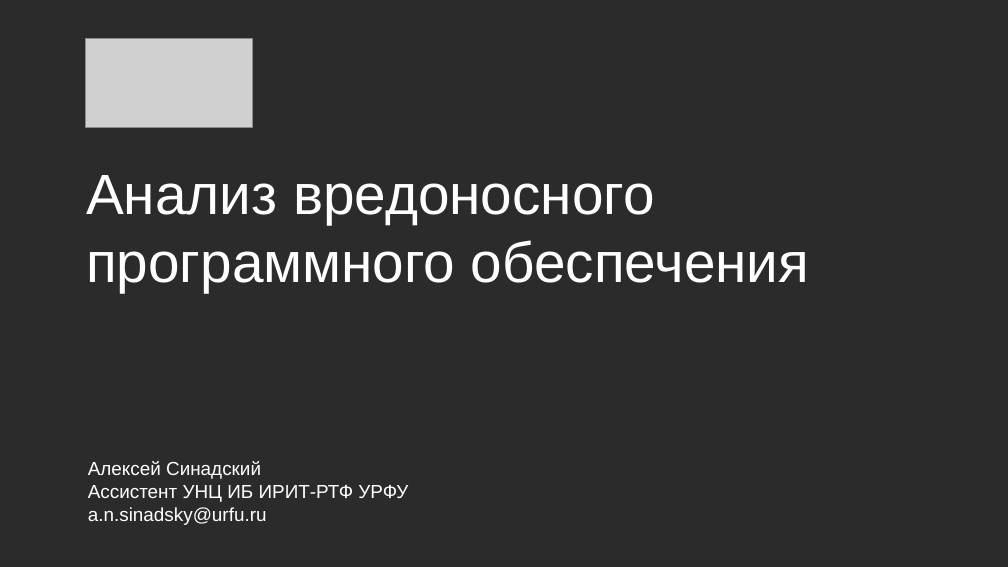
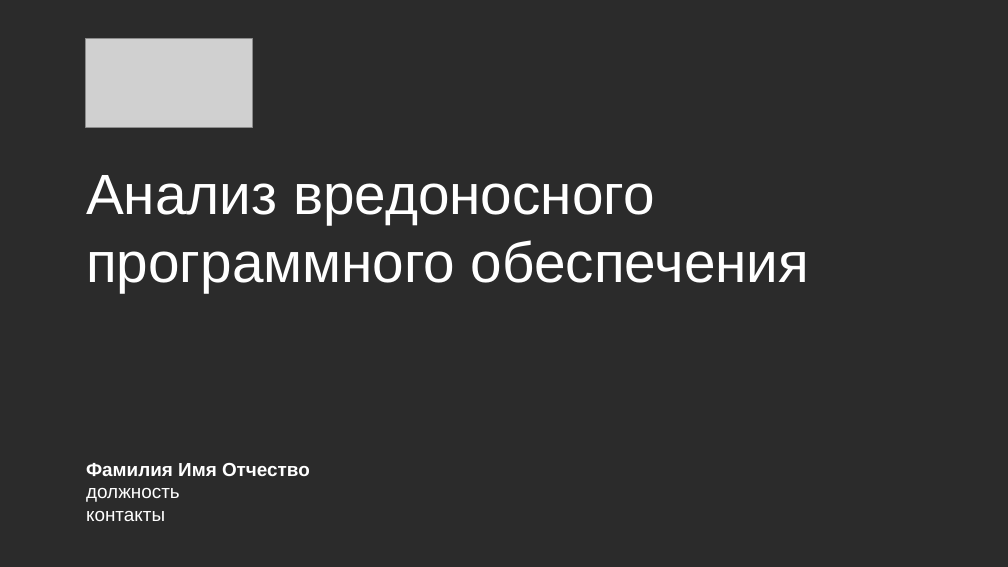
Before and after one commit to CyberLympha/AI-for-IS-Course, a slide deck: slide 1 of Лекции/Анализ вредоносного программного обеспечения.pptx. Drawn at 1008x567 pixels with LibreOffice and Linux fonts; fonts in the diff are those of the drawing; grey boxes stand for pictures; background and template pictures are left out; a plain dark background stands for a picture behind light text. Boxes give left, top, right and bottom in pixels: in the first picture for what was removed or moved away, otherwise in the second. Text is boxed around its words. In the diff, an @@ line names an element or a change of style, - is before the commit and + after.

```diff
--- a/Лекции/Анализ вредоносного программного обеспечения.pptx
+++ b/Лекции/Анализ вредоносного программного обеспечения.pptx
@@ text added at (x1=86, y1=463, x2=310, y2=521), 18 pt, text #FFFFFF, bold @@
+Фамилия Имя Отчество
+должность
+контакты
@@ text removed at (x1=88, y1=461, x2=408, y2=525) @@
-Алексей Синадский
-Ассистент УНЦ ИБ ИРИТ-РТФ УРФУ
-a.n.sinadsky@urfu.ru
```
Also in this commit, not shown: 1 other file.
